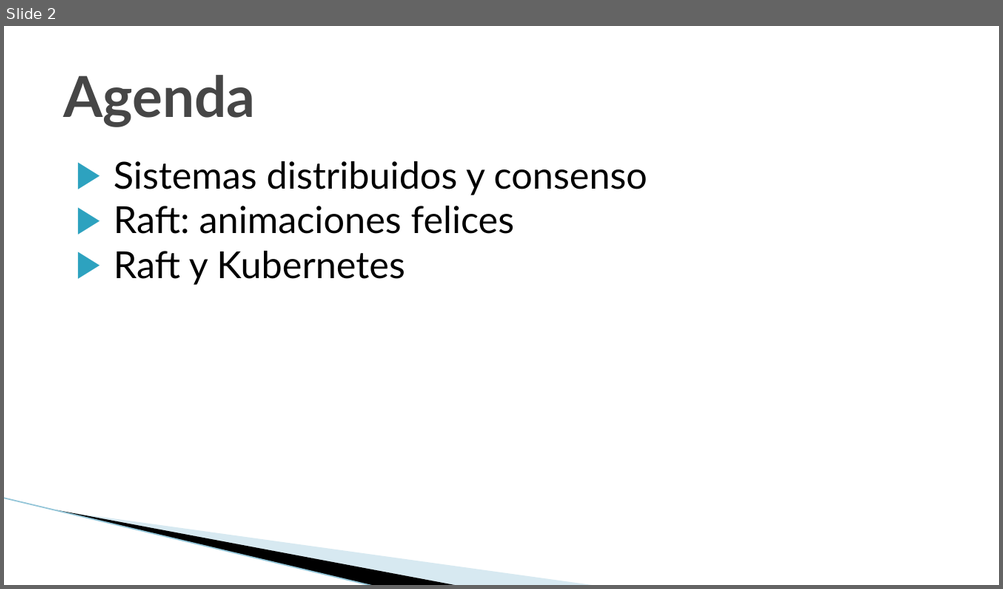
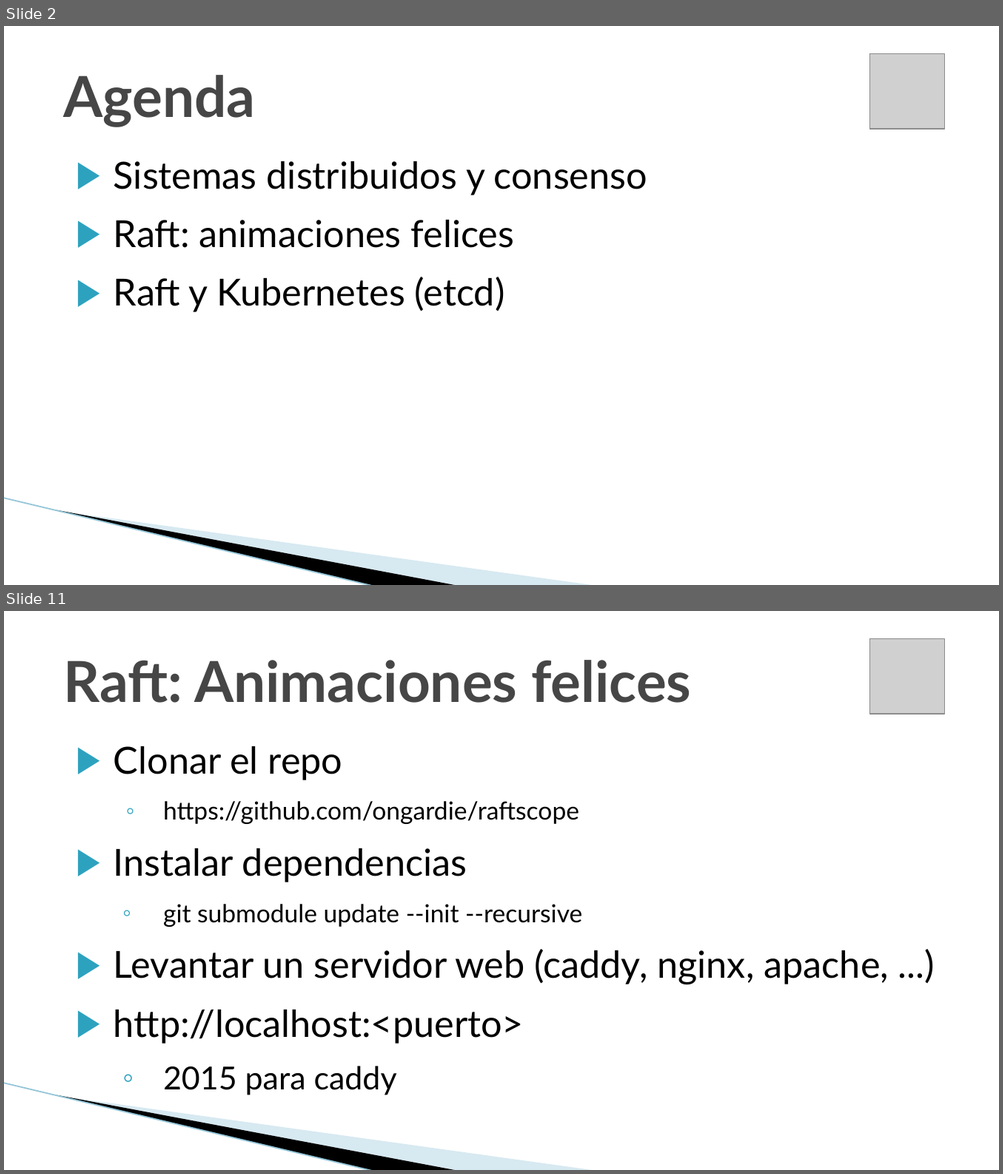
Before and after one commit to jbarbosat/mis-desmadres, a slide deck: presentaciones/cloud_native_mexico/raft_introduccion.odp. Shown one above the other, each under a label of ours: slide 2 before the commit, slides 2 and 11 after it; the slides between them are not shown. The pictures are 1003x589 and 1003x1174 pixels, drawn with LibreOffice and Linux fonts; fonts in the diff are those of the drawing; grey boxes stand for pictures; background and template pictures are left out. Boxes give left, top, right and bottom in pixels: in the first picture for what was removed or moved away, otherwise in the second. Text is boxed around its words. In the diff, an @@ line names an element or a change of style, - is before the commit and + after.

```diff
--- a/presentaciones/cloud_native_mexico/raft_introduccion.odp
+++ b/presentaciones/cloud_native_mexico/raft_introduccion.odp
@@ slide 11 added at <box>4,611,999,1170</box>, background #FFFFFF; not listed: 3 template elements that a slide beside it also shows @@
@@ picture added at <box>869,639,944,713</box> @@
@@ title added at <box>64,660,691,703</box>, 41 pt, text #464646, bold @@
+Raft: Animaciones felices
@@ text added at <box>114,746,888,1096</box>, 27 pt, text #000000 @@
+▶ Clonar el repo
+  ◦ https://github.com/ongardie/raftscope
+▶ Instalar dependencias
+  ◦ git submodule update --init --recursive
+▶ Levantar un servidor web (caddy, nginx, apache, ...)
+▶ http://localhost:<puerto>
+  ◦ 2015 para caddy
@@ slide 2 changed as well @@
@@ picture added at <box>869,54,944,128</box> @@
@@ text at <box>114,220,514,248</box>: more space between paragraphs @@
@@ text at <box>114,277,505,312</box>: text changed @@
-▶ Raft y Kubernetes
+▶ Raft y Kubernetes (etcd)
```
Also in this commit, not shown: 2 other slides changed, 14 other slides added, 1 other file.
